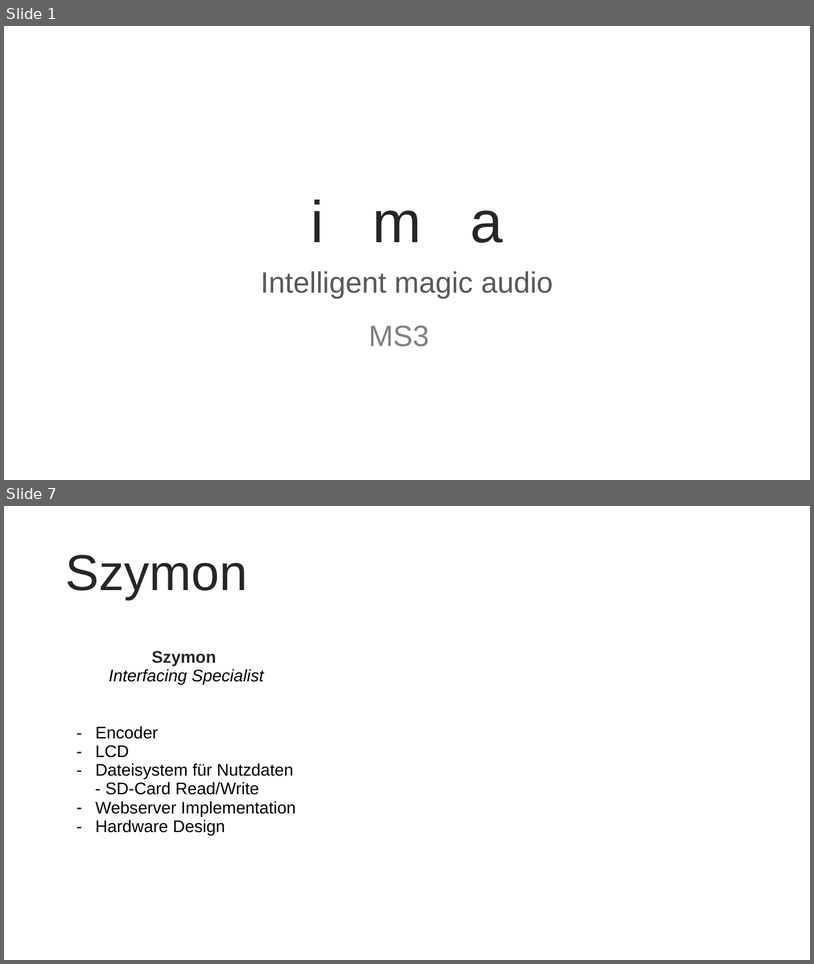
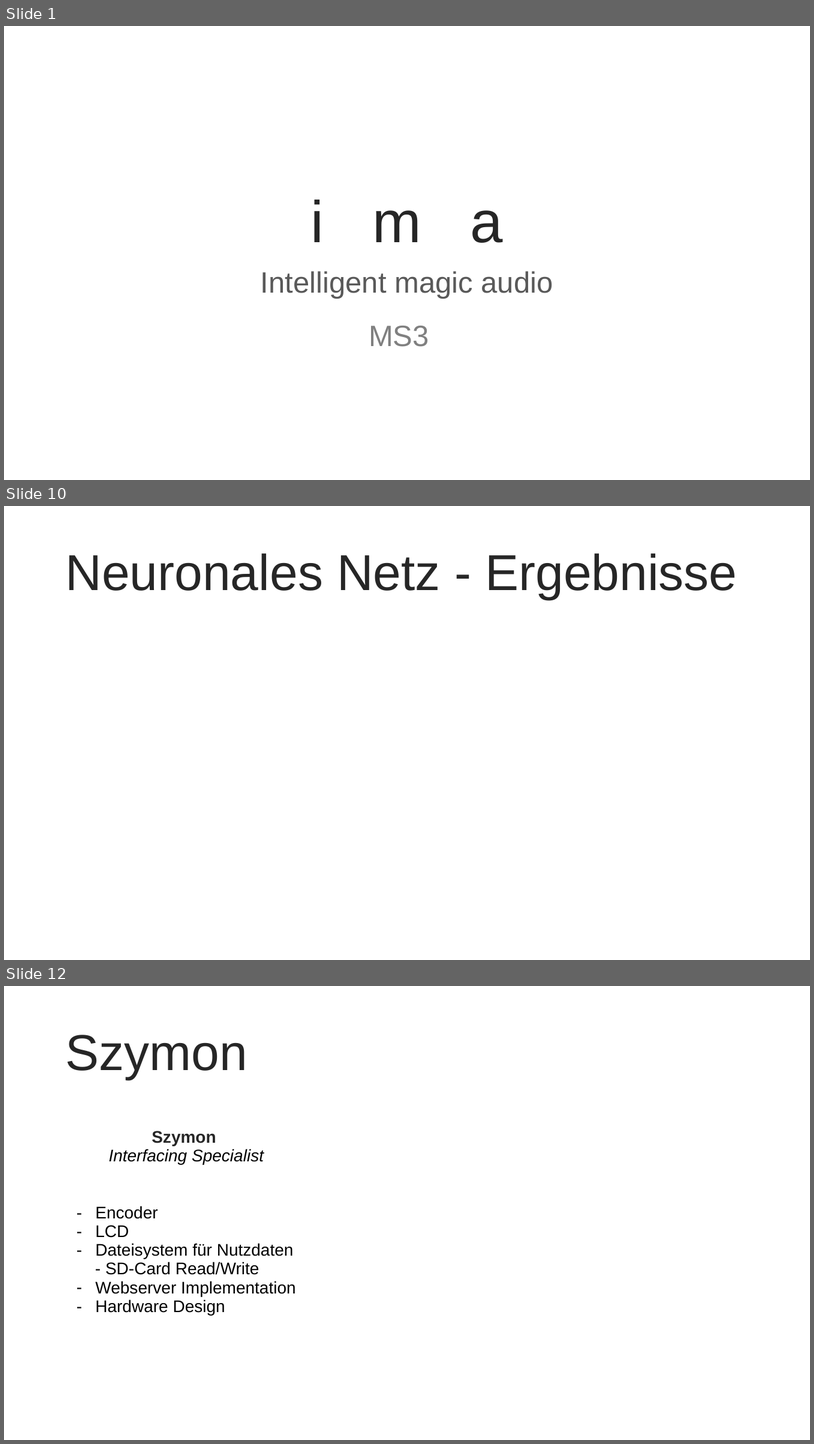
Before and after one commit to Shimizip/Intelligent-Magic-Audio, a slide deck: praesi/ima_ms3.pptx. Shown one above the other, each under a label of ours: slides 1 and 7 before the commit, slides 1, 10 and 12 after it; the slides between them are not shown. The pictures are 814x964 and 814x1444 pixels, drawn with LibreOffice and Linux fonts; fonts in the diff are those of the drawing; background and template pictures are left out. Boxes give left, top, right and bottom in pixels: in the first picture for what was removed or moved away, otherwise in the second. Text is boxed around its words. In the diff, an @@ line names an element or a change of style, - is before the commit and + after.

```diff
--- a/praesi/ima_ms3.pptx
+++ b/praesi/ima_ms3.pptx
@@ slide 10 added at box(4, 506, 810, 960), background picture (left out) @@
@@ title added at box(65, 553, 737, 599), 60 pt, text #262626 @@
+Neuronales Netz - Ergebnisse
@@ what was slide 7 is now slide 12 @@
```
Also in this commit, not shown: 3 slides changed, 7 other slides added, 4 slides removed.
